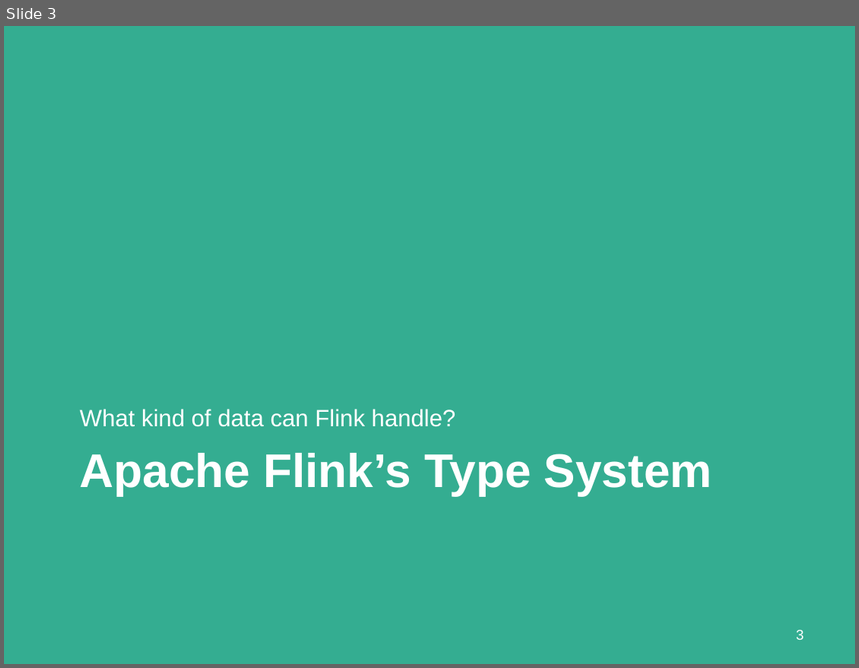
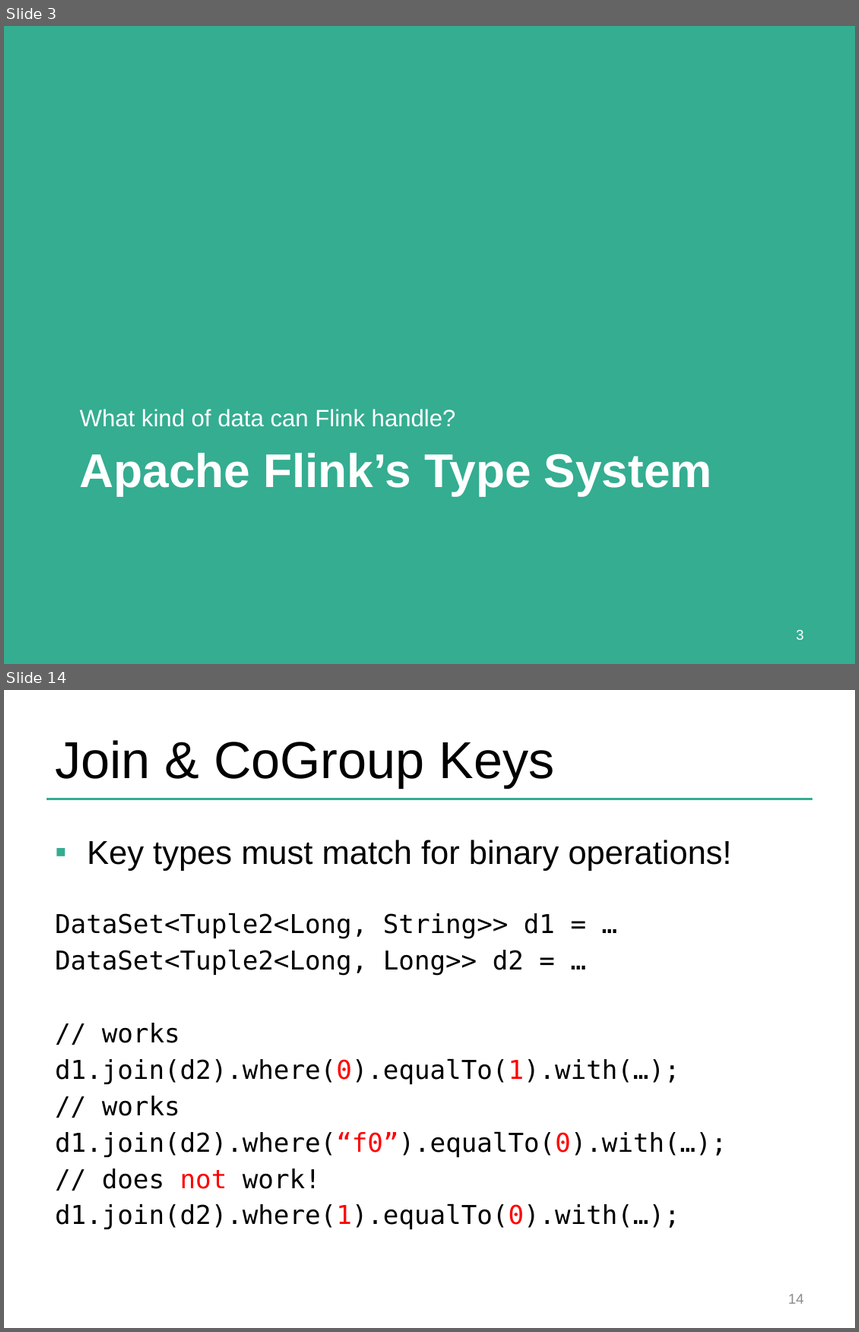
Before and after one commit to dataArtisans/flink-training-web, a slide deck: slides/flink_batch_advanced.pptx. Shown one above the other, each under a label of ours: slide 3 before the commit, slides 3 and 14 after it; the slides between them are not shown. The pictures are 859x668 and 859x1332 pixels, drawn with LibreOffice and Linux fonts; fonts in the diff are those of the drawing; background and template pictures are left out. Boxes give left, top, right and bottom in pixels: in the first picture for what was removed or moved away, otherwise in the second. Text is boxed around its words. In the diff, an @@ line names an element or a change of style, - is before the commit and + after.

Commit message:
Separated DataSet Advanced and Table API slides. Reworked data types and key section in DataSet Advanced

```diff
--- a/slides/flink_batch_advanced.pptx
+++ b/slides/flink_batch_advanced.pptx
@@ slide 14 added at (x1=4, y1=690, x2=855, y2=1328), background #FFFFFF @@
@@ title added at (x1=55, y1=740, x2=555, y2=787), 44 pt, text #000000 @@
+Join & CoGroup Keys
@@ line added from (47, 799) to (813, 799), #34AD91 2 pt @@
@@ text added at (x1=55, y1=840, x2=732, y2=1230), 22 pt, text #000000 @@
+▪ Key types must match for binary operations!
+DataSet<Tuple2<Long, String>> d1 = …
+DataSet<Tuple2<Long, Long>> d2 = …
+// works
+d1.join(d2).where(0).equalTo(1).with(…);
+// works
+d1.join(d2).where(“f0”).equalTo(0).with(…);
+// does not work!
+d1.join(d2).where(1).equalTo(0).with(…);
@@ page number added at (x1=788, y1=1294, x2=804, y2=1304), 12 pt, text #8C8C8C @@
+14
```
Also in this commit, not shown: 3 slides changed, 10 other slides added, 23 slides removed, 1 other file.
